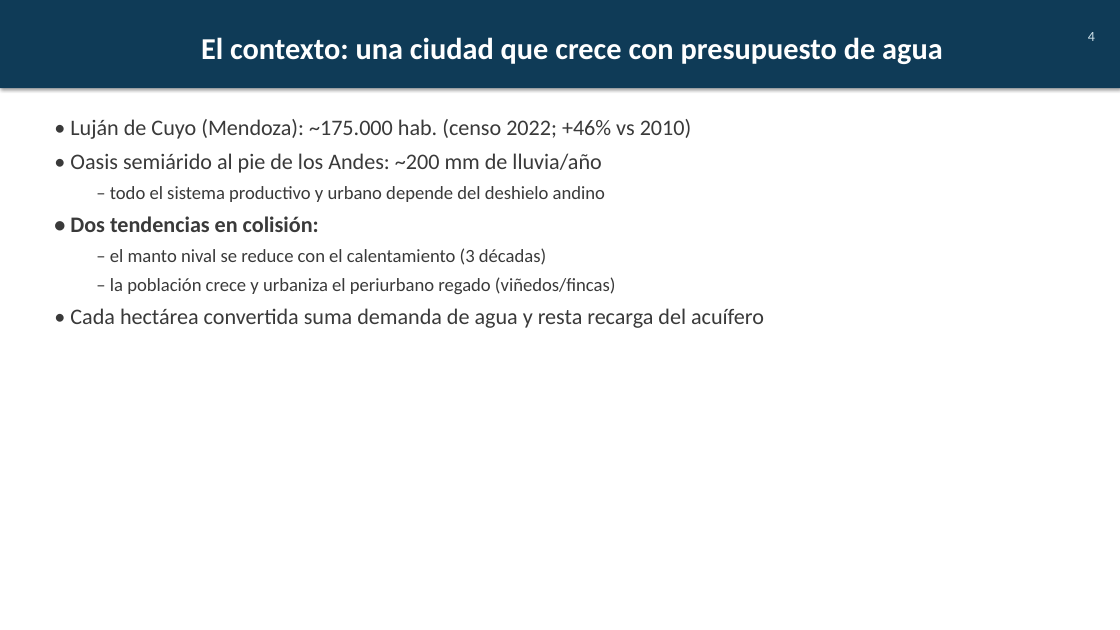
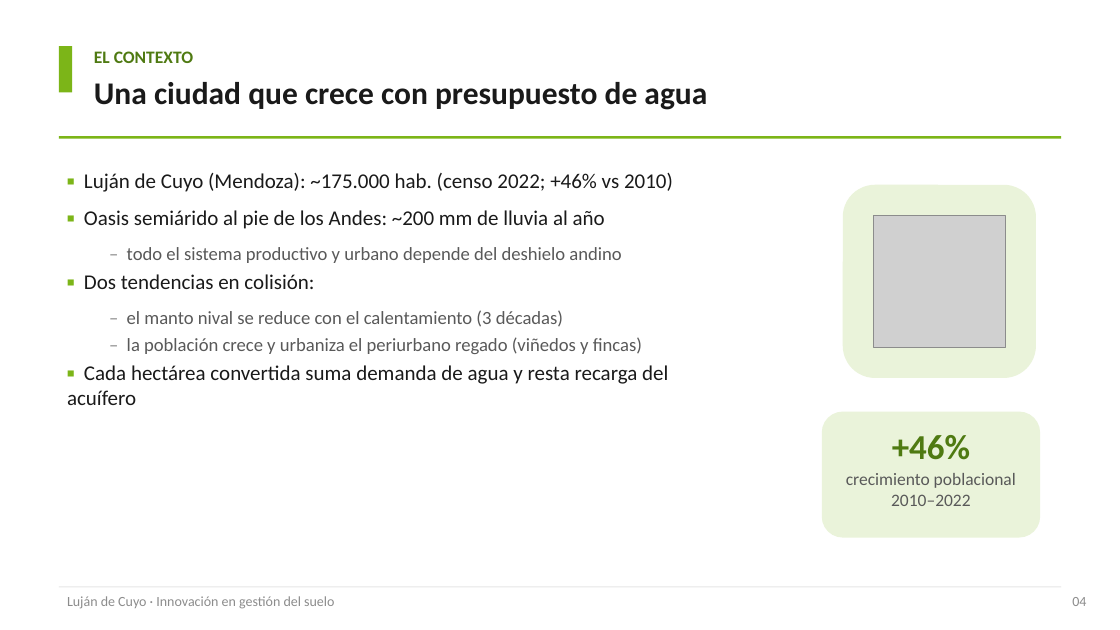
Before and after one commit to cgoytia-droid/cgoytia-droid.github.io, a slide deck: slide 4 of paper/Lujan_de_Cuyo_Gestion_Suelo_Clase.pptx. Drawn at 1120x630 pixels with LibreOffice and Linux fonts; fonts in the diff are those of the drawing; grey boxes stand for pictures. Boxes give left, top, right and bottom in pixels: in the first picture for what was removed or moved away, otherwise in the second. Text is boxed around its words. In the diff, an @@ line names an element or a change of style, - is before the commit and + after.

```diff
--- a/paper/Lujan_de_Cuyo_Gestion_Suelo_Clase.pptx
+++ b/paper/Lujan_de_Cuyo_Gestion_Suelo_Clase.pptx
@@ rectangle added at (59,46,72,92), fill #7CB518 @@
@@ text added at (94,51,193,63), 15 pt, text #4F7A12, bold @@
+EL CONTEXTO
@@ text removed at (1088,32,1095,41) @@
-4
@@ text "Una ciudad que crece con ...": place and size @@
-text "Una ciudad que crece con ..." at (0,0,1120,88)
+text "Una ciudad que crece con ..." at (94,82,707,110)
@@ text "Una ciudad que crece con ..." at (94,82,707,110): vertical alignment middle to top; fill #0F3B57 to none; shadow off @@
@@ text at (94,82,707,110): text changed; size 26 to 27 pt; text colour #FFFFFF to #1A1A1A @@
-El contexto: una ciudad que crece con presupuesto de agua
+Una ciudad que crece con presupuesto de agua
@@ rectangle added at (59,136,1061,139), fill #7CB518 @@
@@ text "▪ Luján de Cuyo (Mendoza): ...": place and size @@
-text "▪ Luján de Cuyo (Mendoza): ..." at (70,119,764,328)
+text "▪ Luján de Cuyo (Mendoza): ..." at (67,173,673,405)
@@ text at (84,173,673,229): text changed; size 19 to 18 pt; text colour #3A3A3A to #1A1A1A @@
-• Luján de Cuyo (Mendoza): ~175.000 hab. (censo 2022; +46% vs 2010)
-• Oasis semiárido al pie de los Andes: ~200 mm de lluvia/año
+▪ Luján de Cuyo (Mendoza): ~175.000 hab. (censo 2022; +46% vs 2010)
+▪ Oasis semiárido al pie de los Andes: ~200 mm de lluvia al año
@@ rounded rectangle added at (843,185,1036,378), fill #EAF3DA @@
@@ picture added at (874,216,1005,347) @@
@@ text at (127,247,621,327): text colour #3A3A3A to #8C8C8C in "–", "–"; text colour #3A3A3A to #595959 in "todo el sistema productivo y urbano depende ...", "el manto nival se reduce con el ..."; less space between paragraphs @@
@@ text at (84,274,314,289): text changed; size 19 to 18 pt; text colour #3A3A3A to #1A1A1A; bold off @@
-• Dos tendencias en colisión:
+▪ Dos tendencias en colisión:
@@ text at (67,337,668,405): text changed; size 19 to 18 pt; text colour #3A3A3A to #1A1A1A @@
-  – la población crece y urbaniza el periurbano regado (viñedos/fincas)
-• Cada hectárea convertida suma demanda de agua y resta recarga del acuífero
+  – la población crece y urbaniza el periurbano regado (viñedos y fincas)
+▪ Cada hectárea convertida suma demanda de agua y resta recarga del acuífero
@@ rounded rectangle added at (822,412,1040,538), fill #EAF3DA @@
@@ text added at (846,435,1016,506), 15 pt, text #595959 @@
++46%
+crecimiento poblacional 2010–2022
@@ rectangle added at (59,586,1061,587), fill #E6E6E6 @@
@@ text added at (67,596,334,609), 12 pt, text #8C8C8C @@
+Luján de Cuyo · Innovación en gestión del suelo
@@ text added at (1072,597,1086,606), 12 pt, text #8C8C8C @@
+04
```
Also in this commit, not shown: 21 other slides changed, 3 slides added, 6 slides removed, 17 other files.
